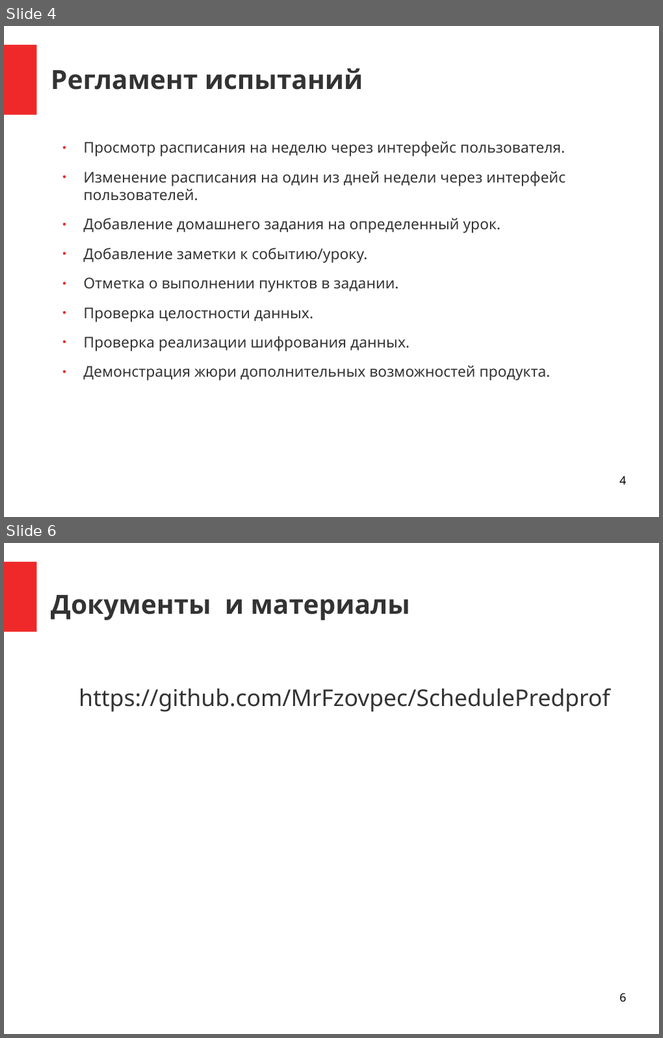
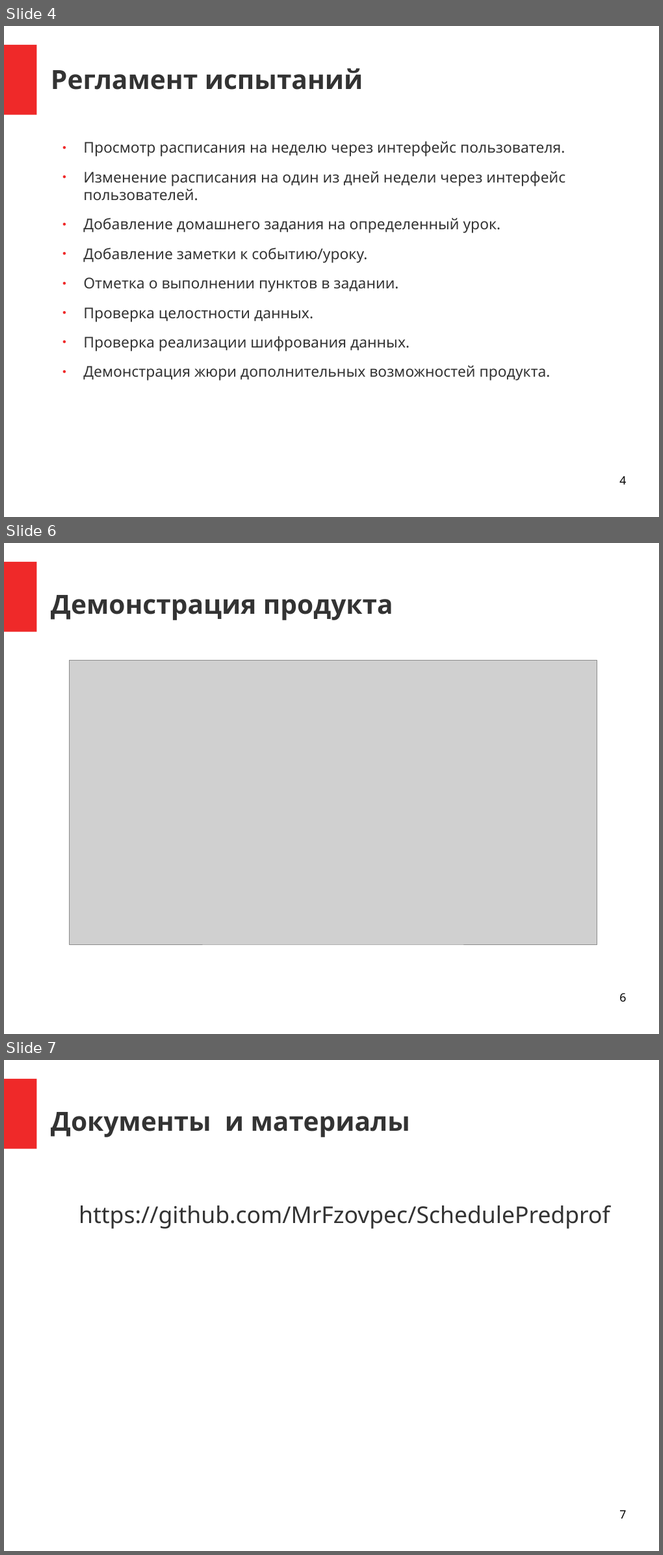
Before and after one commit to MrFzovpec/SchedulePredprof, a slide deck: documentation/Predprof 2.0.odp. Shown one above the other, each under a label of ours: slides 4 and 6 before the commit, slides 4, 6 and 7 after it; the slides between them are not shown. The pictures are 663x1038 and 663x1555 pixels, drawn with LibreOffice and Linux fonts; fonts in the diff are those of the drawing; grey boxes stand for pictures. Boxes give left, top, right and bottom in pixels: in the first picture for what was removed or moved away, otherwise in the second. Text is boxed around its words. In the diff, an @@ line names an element or a change of style, - is before the commit and + after.

```diff
--- a/documentation/Predprof 2.0.odp
+++ b/documentation/Predprof 2.0.odp
@@ slide 6 added at (4, 543, 659, 1034), background #FFFFFF; not listed: 1 template element that a slide beside it also shows @@
@@ title added at (51, 595, 393, 620), 32 pt, text #333333, bold @@
+Демонстрация продукта
@@ picture added at (69, 660, 597, 944) @@
@@ page number added at (620, 993, 626, 1003), 14 pt, text #000000 @@
+6
@@ what was slide 6 is now slide 7 @@
@@ page number at (620, 1510, 626, 1519): text changed @@
-6
+7
```
Also in this commit, not shown: 1 slide changed, 2 other files.
